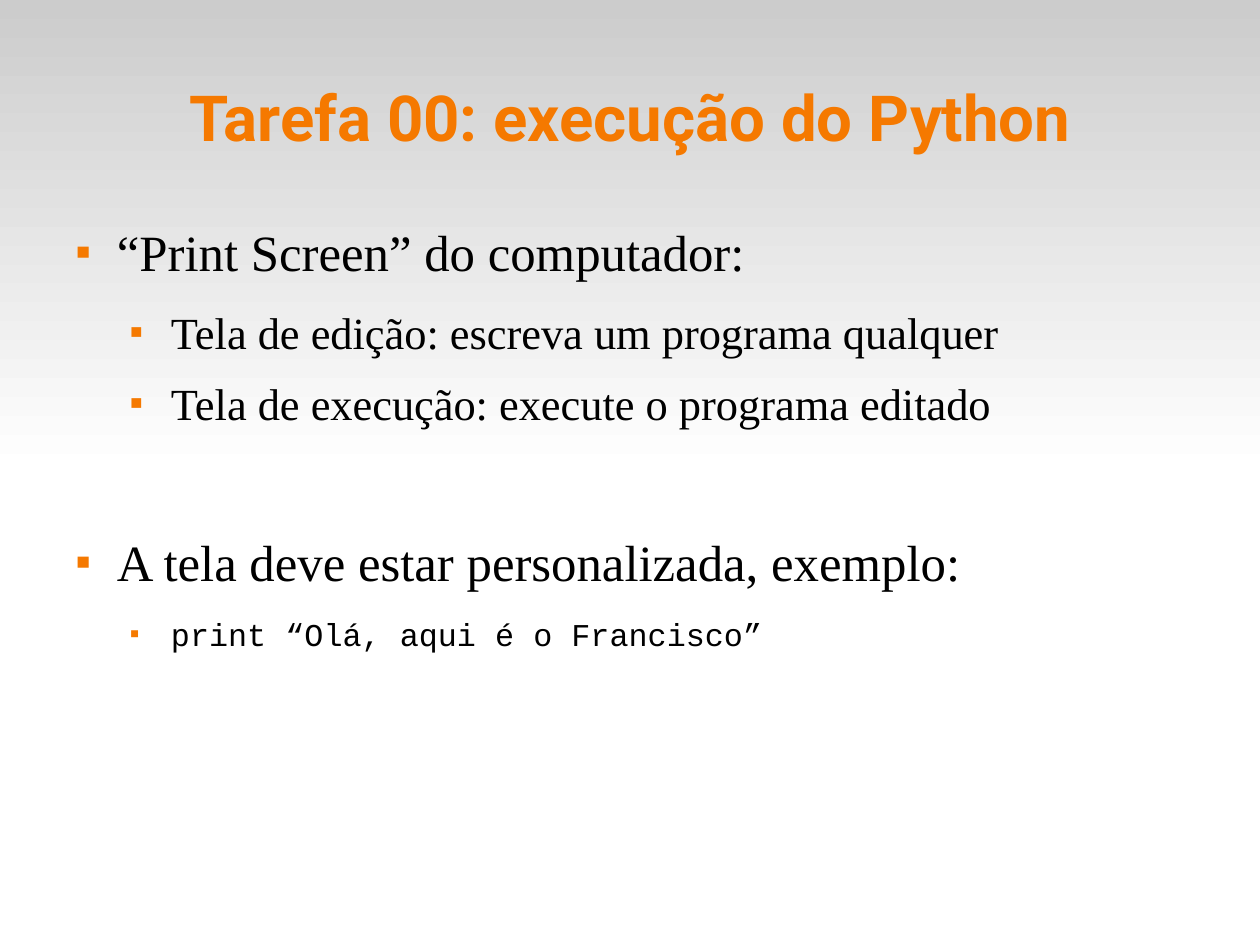
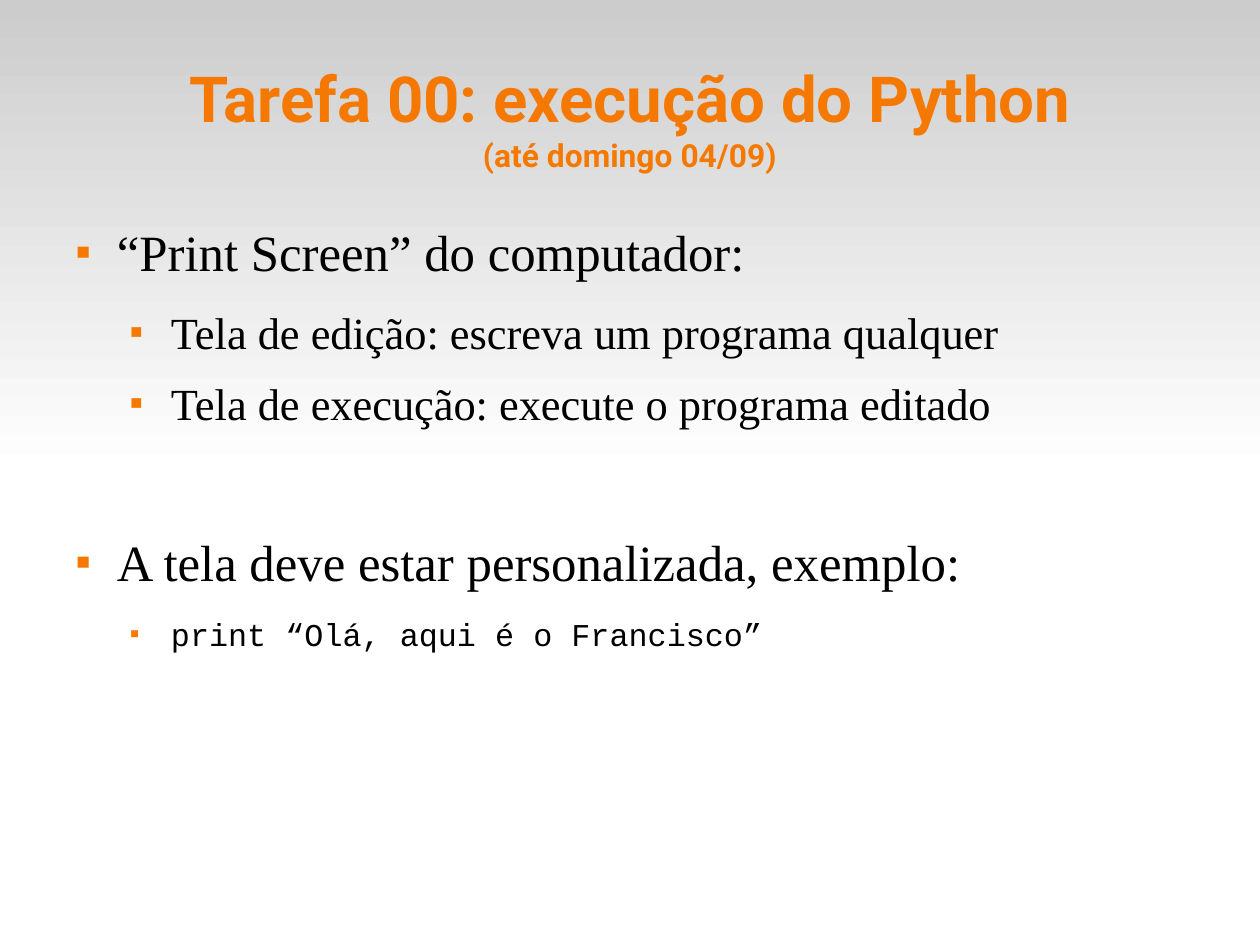
Before and after one commit to fsantanna-uerj/IPD, a slide deck: slide 6 of slides/ipd-00.odp. Drawn at 1260x945 pixels with LibreOffice and Linux fonts; fonts in the diff are those of the drawing. Boxes give left, top, right and bottom in pixels: in the first picture for what was removed or moved away, otherwise in the second. Text is boxed around its words. In the diff, an @@ line names an element or a change of style, - is before the commit and + after.

```diff
--- a/slides/ipd-00.odp
+++ b/slides/ipd-00.odp
@@ title at (x1=190, y1=73, x2=1071, y2=174): text changed @@
-Tarefa 00: execução do Python
+Tarefa 00: execução do Python
+(até domingo 04/09)
```
Also in this commit, not shown: 1 other slide changed, 7 other files.
